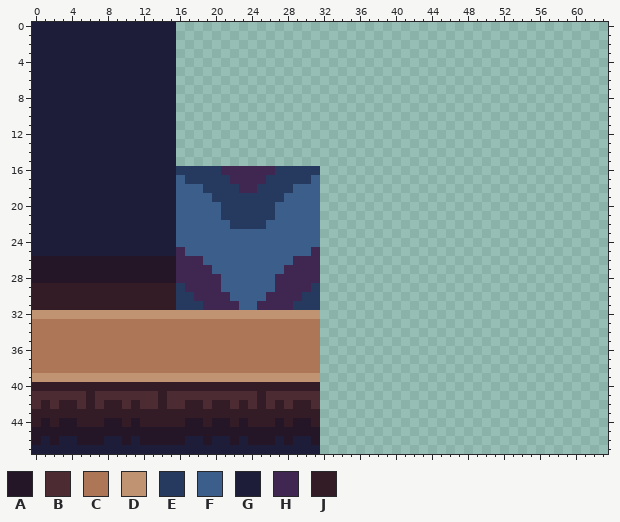
Two states of a pixel-art file, Assets/Sprites/Tiles.aseprite. Above, as it was before the edit.
64x48 pixels, 1 frame.
Palette (. is transparent): A #241527  B #4d2b32  C #ad7757  D #c09473  E #253a5e  F #3c5e8b  G #1e1d39  H #402751  J #341c27
Pixels before (only the part around the change), first column x 25:
 0 .......................................
 1 .......................................
 2 .......................................
 3 .......................................
 4 .......................................
 5 .......................................
 6 .......................................
 7 .......................................
 8 .......................................
 9 .......................................
10 .......................................
11 .......................................
12 .......................................
13 .......................................
14 .......................................
15 .......................................
16 HHEEEEE................................
17 HEEEEEF................................
18 EEEEFFF................................
19 EEEFFFF................................
20 EEFFFFF................................
21 EEFFFFF................................
22 EFFFFFF................................
23 FFFFFFF................................
24 FFFFFFF................................
25 FFFFFFH................................
26 FFFFHHH................................
27 FFFHHHH................................
28 FFHHHHH................................
29 FFHHHHE................................
30 FHHHHEE................................
31 HHHHEEE................................
32 DDDDDDD................................
33 CCCCCCC................................
34 CCCCCCC................................
35 CCCCCCC................................
36 CCCCCCC................................
37 CCCCCCC................................
38 CCCCCCC................................
39 DDDDDDD................................
40 JJJJJJJ................................
41 JBBBBBB................................
42 JBJBJJB................................
43 JJJJJJJ................................
44 JJAJAAJ................................
45 AAAAAAA................................
46 AAGAGGA................................
47 GGGGGGG................................
Now the later version:
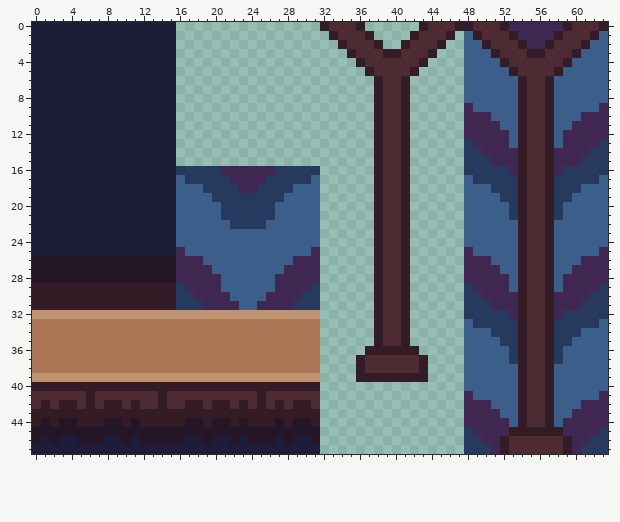
The edit:
Changed rows in their new state; - is an unchanged pixel.
first column x 32:
 0 JBBBJ------JBBBJJBBBJHHHHHHJBBBJ
 1 -JBBBJ----JBBBJ-FJBBBJHHHHJBBBJF
 2 --JBBBJ--JBBBJ--FFJBBBJHHJBBBJFF
 3 ---JBBBJJBBBJ---FFFJBBBJJBBBJFFF
 4 ----JBBBBBBJ----FFFFJBBBBBBJFFFF
 5 -----JBBBBJ-----FFFFFJBBBBJFFFFF
 6 ------JBBJ------FFFFFFJBBJFFFFFF
 7 ------JBBJ------FFFFFFJBBJFFFFFF
 8 ------JBBJ------FFFFFFJBBJFFFFFF
 9 ------JBBJ------HFFFFFJBBJFFFFFH
10 ------JBBJ------HHHFFFJBBJFFFHHH
11 ------JBBJ------HHHHFFJBBJFFHHHH
12 ------JBBJ------HHHHHFJBBJFHHHHH
13 ------JBBJ------EHHHHFJBBJFHHHHE
14 ------JBBJ------EEHHHHJBBJHHHHEE
15 ------JBBJ------EEEHHHJBBJHHHEEE
16 ------JBBJ------EEEEEHJBBJHEEEEE
17 ------JBBJ------FEEEEEJBBJEEEEEF
18 ------JBBJ------FFFEEEJBBJEEEFFF
19 ------JBBJ------FFFFEEJBBJEEFFFF
20 ------JBBJ------FFFFFEJBBJEFFFFF
21 ------JBBJ------FFFFFEJBBJEFFFFF
22 ------JBBJ------FFFFFFJBBJFFFFFF
23 ------JBBJ------FFFFFFJBBJFFFFFF
24 ------JBBJ------FFFFFFJBBJFFFFFF
25 ------JBBJ------HFFFFFJBBJFFFFFH
26 ------JBBJ------HHHFFFJBBJFFFHHH
27 ------JBBJ------HHHHFFJBBJFFHHHH
28 ------JBBJ------HHHHHFJBBJFHHHHH
29 ------JBBJ------EHHHHFJBBJFHHHHE
30 ------JBBJ------EEHHHHJBBJHHHHEE
31 ------JBBJ------EEEHHHJBBJHHHEEE
32 ------JBBJ------EEEEEHJBBJHEEEEE
33 ------JBBJ------FEEEEEJBBJEEEEEF
34 ------JBBJ------FFFEEEJBBJEEEFFF
35 ------JBBJ------FFFFEEJBBJEEFFFF
36 -----JJJJJJ-----FFFFFEJBBJEFFFFF
37 ----JBBBBBBJ----FFFFFEJBBJEFFFFF
38 ----JBBBBBBJ----FFFFFFJBBJFFFFFF
39 ----JJJJJJJJ----FFFFFFJBBJFFFFFF
40 ----------------FFFFFFJBBJFFFFFF
41 ----------------HFFFFFJBBJFFFFFH
42 ----------------HHHFFFJBBJFFFHHH
43 ----------------HHHHFFJBBJFFHHHH
44 ----------------HHHHHFJBBJFHHHHH
45 ----------------EHHHHJJJJJJHHHHE
46 ----------------EEHHJBBBBBBJHHEE
47 ----------------EEEHJBBBBBBJHEEE
